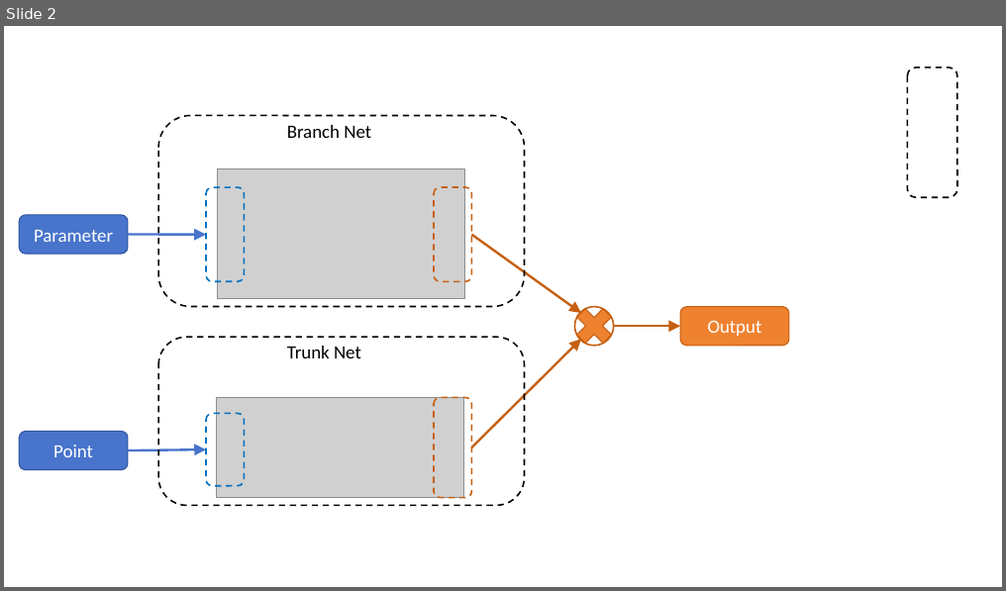
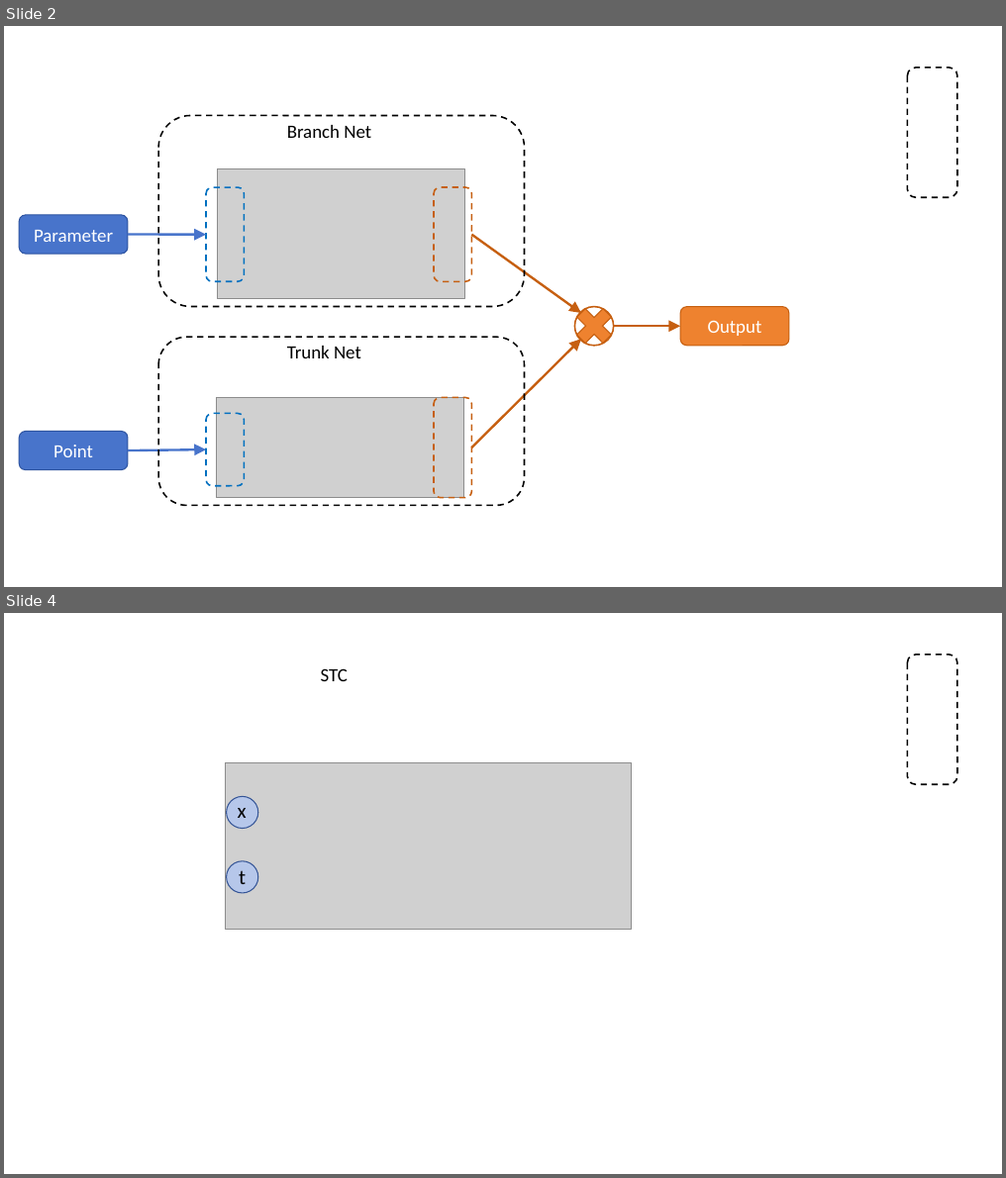
Before and after one commit to hanrui2003/pinn-pytorch, a slide deck: MLDA/论文画图.pptx. Shown one above the other, each under a label of ours: slide 2 before the commit, slides 2 and 4 after it; the slides between them are not shown. The pictures are 1006x591 and 1006x1178 pixels, drawn with LibreOffice and Linux fonts; fonts in the diff are those of the drawing; grey boxes stand for pictures. Boxes give left, top, right and bottom in pixels: in the first picture for what was removed or moved away, otherwise in the second. Text is boxed around its words. In the diff, an @@ line names an element or a change of style, - is before the commit and + after.

```diff
--- a/MLDA/论文画图.pptx
+++ b/MLDA/论文画图.pptx
@@ slide 4 added at bbox=[4, 613, 1002, 1174], background #FFFFFF @@
@@ text added at bbox=[321, 668, 348, 681], 18 pt, text #000000 @@
+STC
@@ rounded rectangle added at bbox=[908, 655, 957, 784], outline #000000 1.5 pt dashed @@
@@ picture added at bbox=[226, 762, 632, 929] @@
@@ ellipse added at bbox=[227, 796, 258, 829], fill #B6C7EA, outline #355696 1 pt @@
@@ text added at bbox=[238, 808, 247, 818], 20 pt, text #000000 @@
+x
@@ ellipse added at bbox=[227, 861, 258, 894], fill #B6C7EA, outline #355696 1 pt @@
@@ text added at bbox=[239, 870, 246, 884], 20 pt, text #000000 @@
+t
```
Also in this commit, not shown: 4 other slides added, 1 slide removed, 15 other files.
